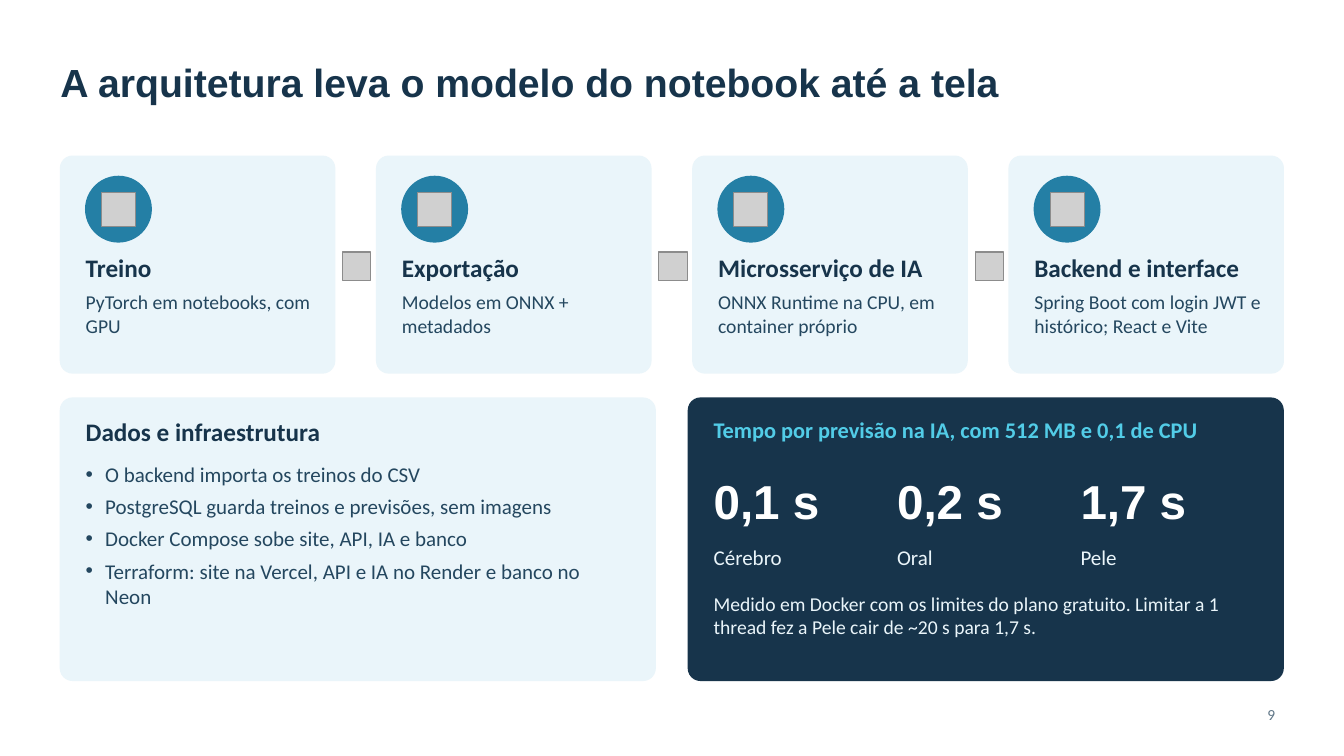
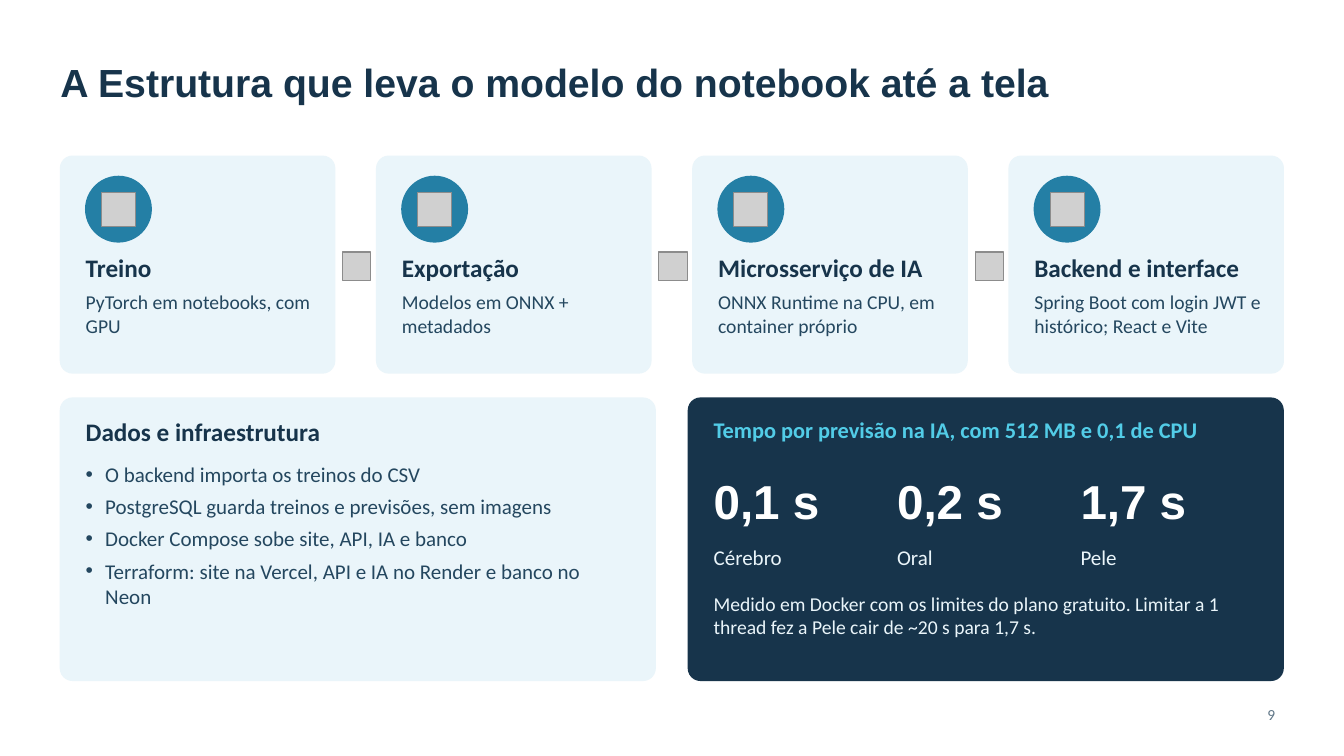
Before and after one commit to joaopgf/PixoraMed, a slide deck: slide 9 of docs/PixoraMed_final_presentation.pptx. Drawn at 1344x756 pixels with LibreOffice and Linux fonts; fonts in the diff are those of the drawing; grey boxes stand for pictures; background and template pictures are left out. Boxes give left, top, right and bottom in pixels: in the first picture for what was removed or moved away, otherwise in the second. Text is boxed around its words. In the diff, an @@ line names an element or a change of style, - is before the commit and + after.

```diff
--- a/docs/PixoraMed_final_presentation.pptx
+++ b/docs/PixoraMed_final_presentation.pptx
@@ title at [60,68,1048,105]: text changed @@
-A arquitetura leva o modelo do notebook até a tela
+A Estrutura que leva o modelo do notebook até a tela
```
Also in this commit, not shown: 1 other slide changed, 1 other file.
